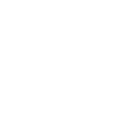
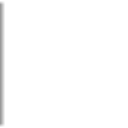
Layered file, before and after one edit (128 × 128). Changes by layer:
added layer "gradient-dark" (40%) above "gradient-light" over [0, 1, 5, 127]
hid "border-left" over [0, 1, 5, 127]
